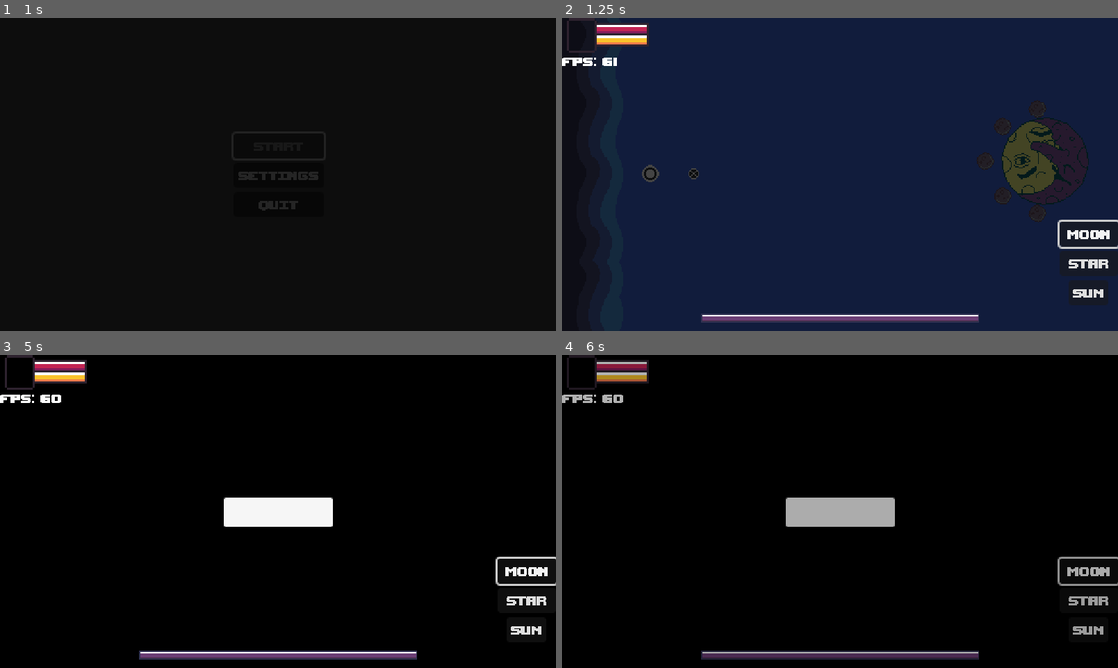
Above: before the commit, frames 1-4 (two rows, left to right).
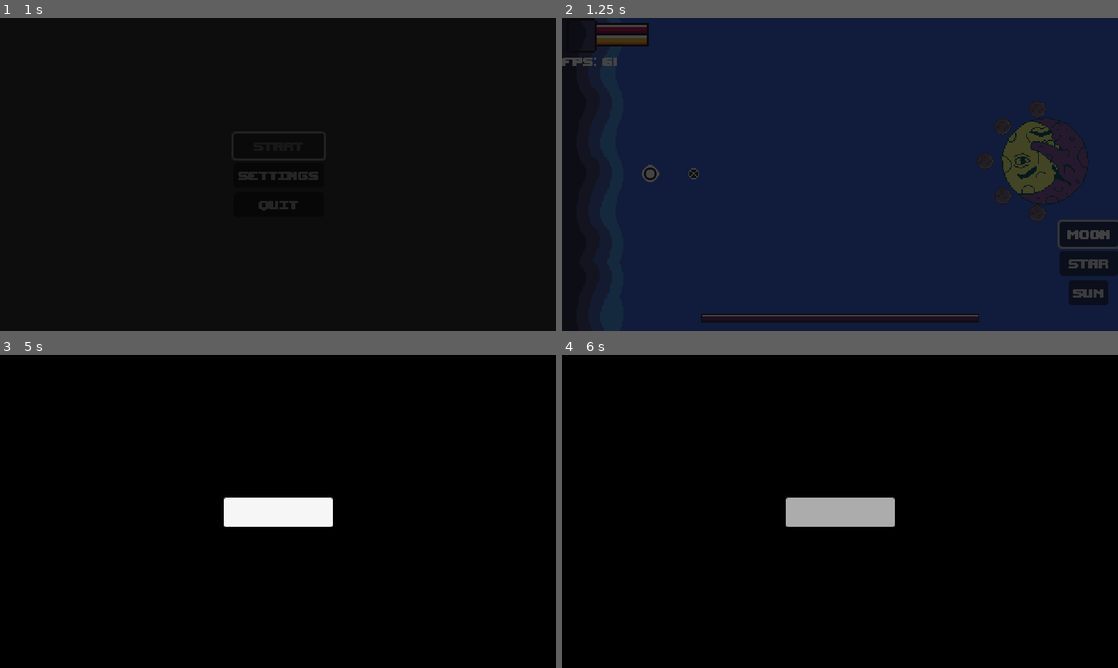
Above: after the commit, the same moments.

Repository: Amanda-Furtado/Bullet-Hell-Jam-5
Game: Godot game, scene res://Game/User Interface/StartMenu.tscn
The game is run twice, just before and just after one commit, with the same random seed, the same clock (stepped at 60 frames per second) and the same inputs.
Inputs (mouse positions are in pixels of both pictures, inside the frame that each line leads up to):
- Up to frame 1 (1 s): click "START" at 0.5 s
- Up to frame 2 (1.25 s): no input
- Up to frame 3 (5 s): tap Enter at 1.25 s; move the mouse to (400, 495) at 1.27 s; hold D (right_key) 1.28-2 s; click (400, 495) at 1.42 s; drag from (166, 527) to (283, 511) at 2.02 s; click "moon" at 2.75 s; click "star" at 3.5 s; click "sun" at 4.25 s
- Up to frame 4 (6 s): move the mouse to (895, 442) at 5.02 s; hold D (right_key) 5.03-5.75 s; tap Space at 5.75 s; drag from (812, 574) to (984, 455) at 5.77 s

Frame 1 is identical in both runs. In frame 2, 3.1% of the frame differs, in the area x 0-100%, y 0-98%; in frame 3, 3.1%; in frame 4, 3.1%.

Commit message:
no more saving

Diff:
--- /dev/null
+++ b/Game/User Interface/Save System/SavedData.gd
@@ -0,0 +1,4 @@
+class_name SavedData extends Resource
+
+@export var position: Vector2
+@export var scene_path: String
--- /dev/null
+++ b/Game/User Interface/Save System/SavedGame.gd
@@ -0,0 +1,6 @@
+class_name SavedGame extends Resource
+
+
+@export var player_position: Vector2
+@export var player_health: int
+@export var saved_data: Array[SavedData] = []
--- /dev/null
+++ b/Game/User Interface/Save System/SaverLoader.gd
@@ -0,0 +1,35 @@
+extends Node
+
+
+@onready var player: Player = get_tree().get_first_node_in_group("players")
+var level: Node2D
+
+
+func save_game() -> void:
+	var saved_game: SavedGame = SavedGame.new()
+
+	saved_game.player_health = player.stats.health
+	saved_game.player_position = player.global_position
+
+	var saved_data: Array[SavedData] = []
+	get_tree().call_group("game_events", "on_save_game", saved_data)
+	saved_game.saved_data = saved_data
+
+	ResourceSaver.save(saved_game, "user://savegame.tres")
+
+
+func load_game(level) -> void:
+	var saved_game: SavedGame = load("user://savegame.tres") as SavedGame
+
+	player.global_position = saved_game.player_position
+	player.stats.health = saved_game.player_health
+
+	get_tree().call_group("game_events", "on_before_load_game")
+
+	for item in saved_game.saved_data:
+		var scene = load(item.scene_path) as PackedScene
+		var restored_node = scene.instantiate()
+		level.add_child(restored_node)
+
+		if restored_node.has_method("on_load_game"):
+			restored_node.on_load_game(item)
--- a/project.godot
+++ b/project.godot
@@ -18,6 +18,7 @@
 [autoload]
 
 SceneManager="*res://Autoloads/SceneManager.gd"
+SaverLoader="*res://Game/User Interface/Save System/SaverLoader.gd"
 
 [display]
 
